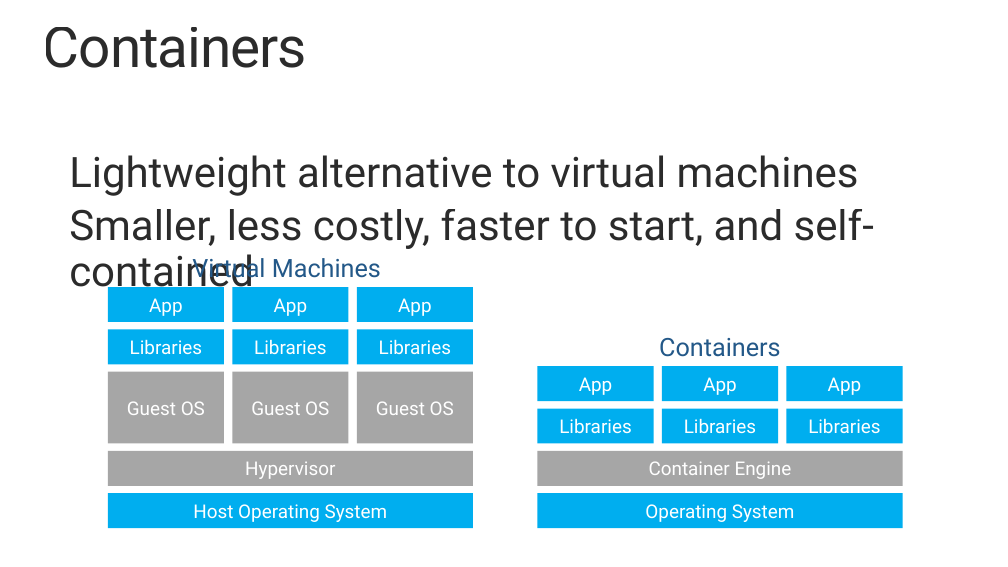
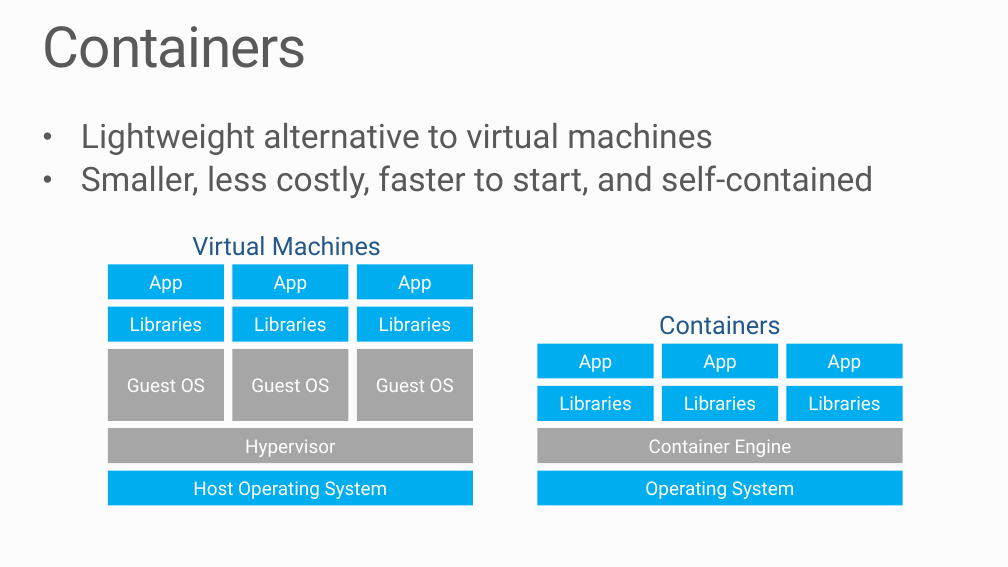
Before and after one commit to MSRConnections/Azure-training-course, a slide deck: slide 2 of Content/Container Service/Azure Container Service.pptx. Drawn at 1008x567 pixels with LibreOffice and Linux fonts; fonts in the diff are those of the drawing; background and template pictures are left out. Boxes give left, top, right and bottom in pixels: in the first picture for what was removed or moved away, otherwise in the second. Text is boxed around its words. In the diff, an @@ line names an element or a change of style, - is before the commit and + after.

```diff
--- a/Content/Container Service/Azure Container Service.pptx
+++ b/Content/Container Service/Azure Container Service.pptx
@@ background #FFFFFF to #FCFCFC @@
@@ title "Containers" at [43,26,307,68]: text colour #292929 to #595959 @@
@@ text "Lightweight alternative to virtual machines": place and size @@
-text "Lightweight alternative to virtual machines" at [69,155,874,296]
+text "Lightweight alternative to virtual machines" at [81,123,873,198]
@@ text "Lightweight alternative to virtual machines" at [81,123,873,198]: size 40 to 32 pt, text colour #292929 to #595959; bullet none to •; less space between paragraphs @@
@@ 13 rectangles, 1 text: place and size @@
-13 rectangles, 1 text at [108,254,903,528]
+13 rectangles, 1 text at [108,236,903,505]
@@ 6 rectangles, 1 text: place and size @@
-6 rectangles, 1 text at [108,287,903,443]
+6 rectangles, 1 text at [108,265,903,420]
```
Also in this commit, not shown: 8 other slides changed.
